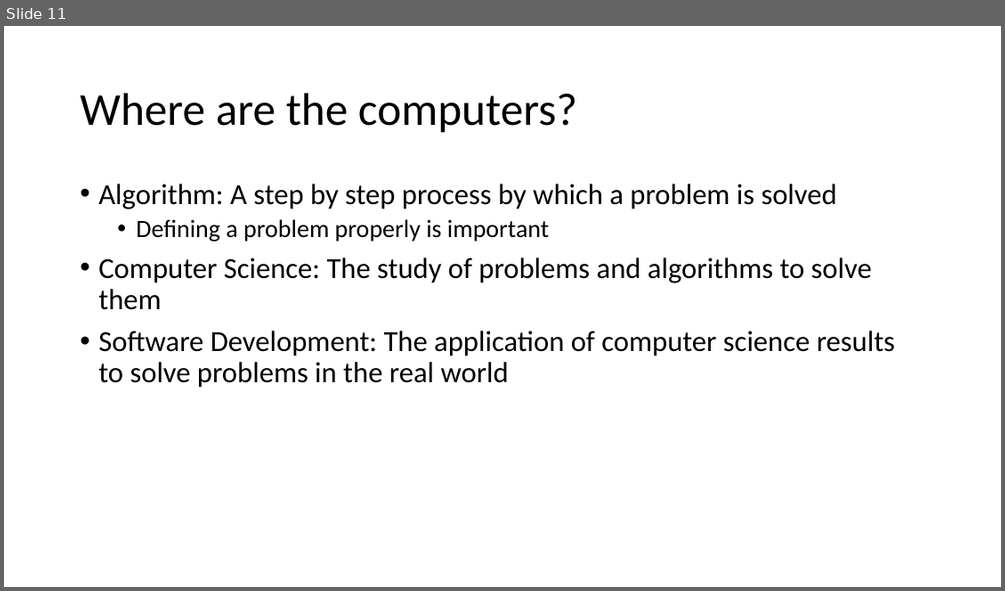
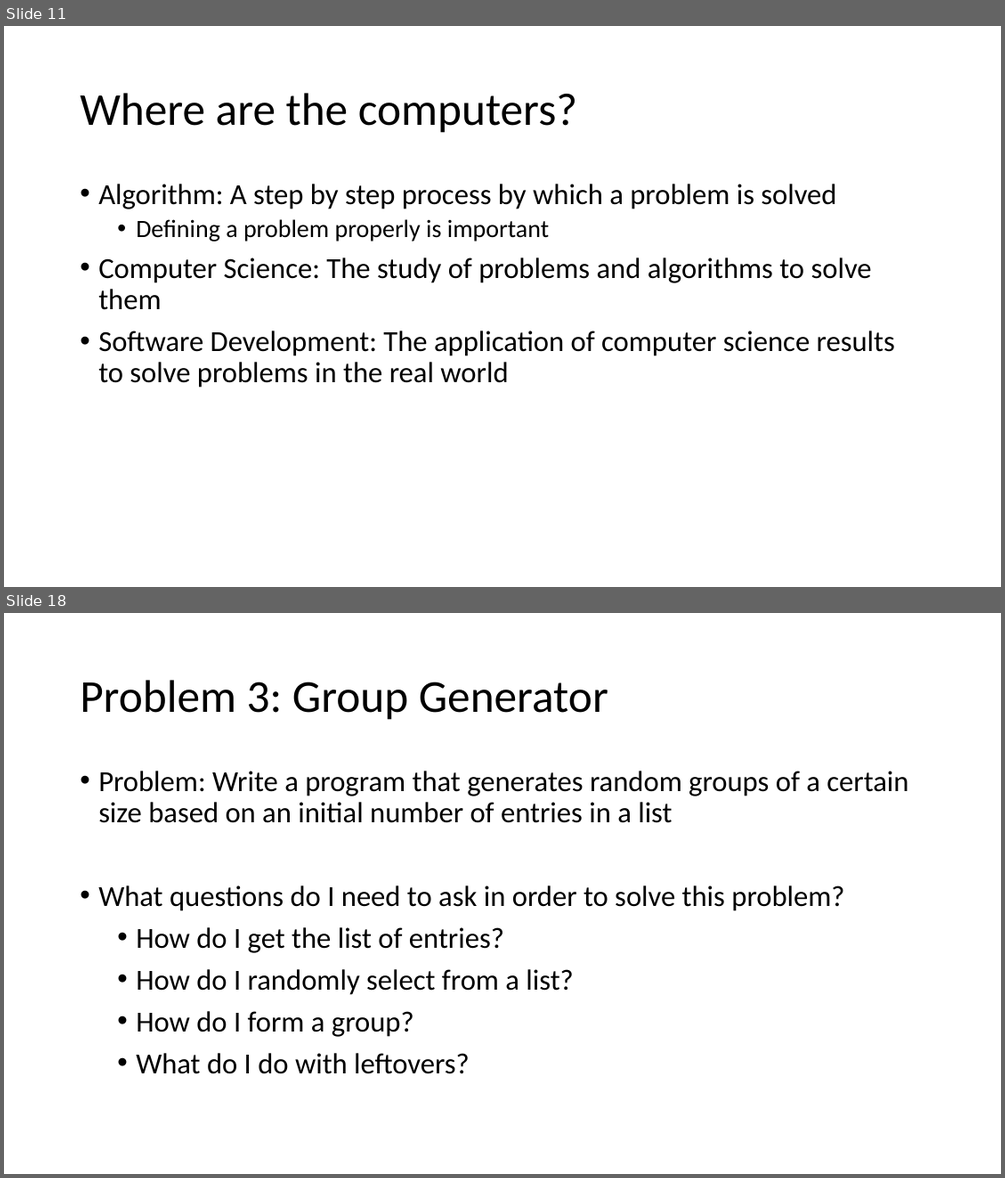
Before and after one commit to MrJoshGross/Course-Curricular-Material, a slide deck: Computer Science Discoveries/Lectures/Lecture 0 - Problems and Problem Solving.pptx. Shown one above the other, each under a label of ours: slide 11 before the commit, slides 11 and 18 after it; the slides between them are not shown. The pictures are 1005x591 and 1005x1178 pixels, drawn with LibreOffice and Linux fonts; fonts in the diff are those of the drawing. Boxes give left, top, right and bottom in pixels: in the first picture for what was removed or moved away, otherwise in the second. Text is boxed around its words. In the diff, an @@ line names an element or a change of style, - is before the commit and + after.

Commit message:
Expand on algorithm designs, add problems 3 and 4

```diff
--- a/Computer Science Discoveries/Lectures/Lecture 0 - Problems and Problem Solving.pptx
+++ b/Computer Science Discoveries/Lectures/Lecture 0 - Problems and Problem Solving.pptx
@@ slide 18 added at box(4, 613, 1001, 1174), background #FFFFFF @@
@@ title added at box(80, 680, 608, 720), 44 pt, text #000000 @@
+Problem 3: Group Generator
@@ text added at box(98, 771, 908, 1074), 28 pt, text #000000 @@
+• Problem: Write a program that generates random groups of a certain size based on an initial number of entries in a list
+• What questions do I need to ask in order to solve this problem?
+  • How do I get the list of entries?
+  • How do I randomly select from a list?
+  • How do I form a group?
+  • What do I do with leftovers?
```
Also in this commit, not shown: 9 slides changed, 25 other slides added, 1 other file.
